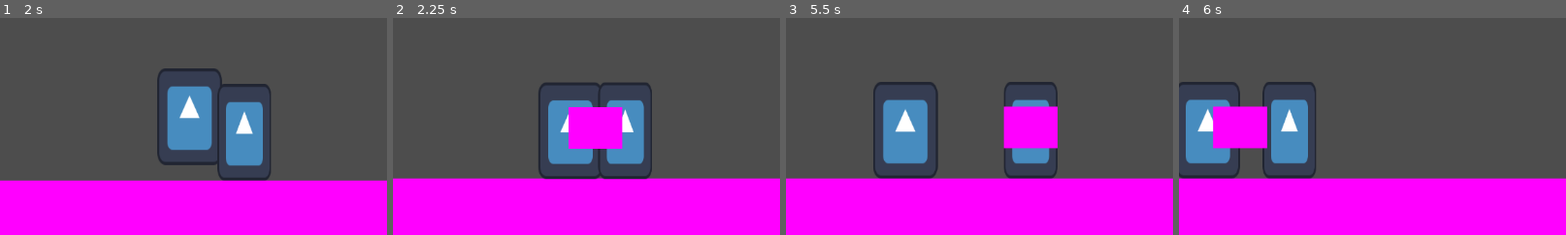
Above: before the commit, frames 1-4 (left to right).
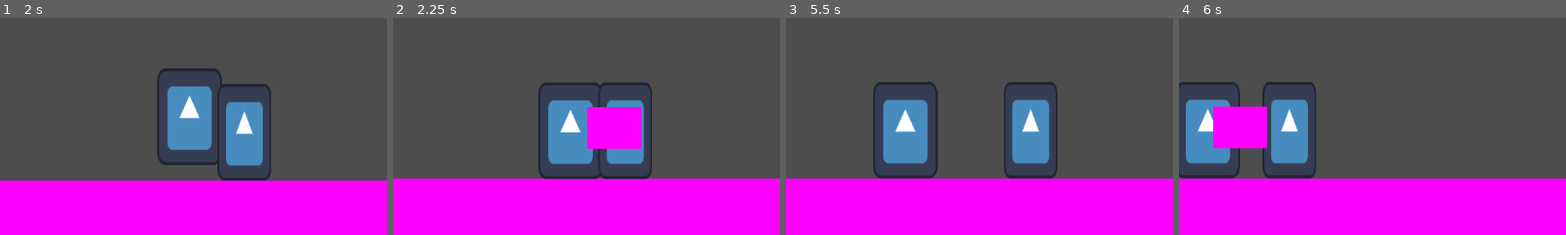
Above: after the commit, the same moments.

Repository: CodeScratcher/soulslike
Game: Godot game, scene res://Levels/test_scene.tscn
Same seed, same stepped clock (60 frames per second), same inputs: the game is played once before the commit and once after it. The engine's default icon, where the game draws it, is replaced by a stand-in: a white triangle on a blue panel in a dark square.
Inputs (mouse positions are % of the whole screen's width and height, from its top left):
- Up to frame 1 (2 s): move the mouse to (72, 45) at 0.52 s; hold Shift (block) 0.53-1.28 s; hold D (right) from 0.53 s (still down); tap W (jump) at 0.77, 1.52 s; move the mouse to (30, 55) at 1.27 s; tap E (heal) at 1.35 s
- Up to frame 2 (2.25 s): move the mouse to (60, 28) at 2.02 s; release D (right) at 2.03 s; hold A (left) from 2.03 s (still down); right-click (60, 28) at 2.1 s
- Up to frame 3 (5.5 s): move the mouse to (45, 70) at 2.77 s; release A (left) at 2.78 s; hold D (right) 2.78-4.28 s; click (45, 70) at 2.85 s; tap W (jump) at 3.02, 3.77, 4.52 s; tap Enter at 3.5 s; move the mouse to (80, 65) at 3.52 s; tap Space (roll) at 3.6 s; move the mouse to (20, 35) at 4.27 s; hold A (left) 4.28-5.03 s; tap Shift (block) at 4.35 s; move the mouse to (55, 50) at 5.02 s; hold D (right) from 5.03 s (still down); tap E (heal) at 5.1 s
- Up to frame 4 (6 s): move the mouse to (35, 25) at 5.77 s; release D (right) at 5.78 s; hold A (left) from 5.78 s (still down); right-click (35, 25) at 5.85 s
The pictures show only the part of the screen within x 24-74%, y 24-73%; the shares and areas given below are measured in that part.

Frame 1 is identical in both runs. In frame 2, 1.9% of the frame differs, in the area x 45-65%, y 41-61%; in frame 3, 2.8%, in the area x 56-71%, y 40-61%; in frame 4, nothing differs.

Commit message:
Fixed enemy attack delay

Diff:
--- a/Objects/test_enemy.tscn
+++ b/Objects/test_enemy.tscn
@@ -66,7 +66,7 @@
 tracks/0/interp = 1
 tracks/0/loop_wrap = true
 tracks/0/keys = {
-"times": PackedFloat32Array(0, 0.7),
+"times": PackedFloat32Array(0.2, 0.7),
 "transitions": PackedFloat32Array(1, 1),
 "update": 1,
 "values": [true, false]
@@ -90,7 +90,7 @@
 tracks/2/interp = 1
 tracks/2/loop_wrap = true
 tracks/2/keys = {
-"times": PackedFloat32Array(0.1, 0.4, 0.7, 1),
+"times": PackedFloat32Array(0.2, 0.4, 0.7, 1),
 "transitions": PackedFloat32Array(1, 1, 1, 1),
 "update": 0,
 "values": [Vector2(0, 0), Vector2(50, 0), Vector2(-10, 0), Vector2(0, 0)]
@@ -105,7 +105,7 @@
 tracks/0/interp = 1
 tracks/0/loop_wrap = true
 tracks/0/keys = {
-"times": PackedFloat32Array(0, 0.7),
+"times": PackedFloat32Array(0.2, 0.7),
 "transitions": PackedFloat32Array(1, 1),
 "update": 1,
 "values": [true, false]
@@ -129,7 +129,7 @@
 tracks/2/interp = 1
 tracks/2/loop_wrap = true
 tracks/2/keys = {
-"times": PackedFloat32Array(0.1, 0.4, 0.7, 1),
+"times": PackedFloat32Array(0.2, 0.4, 0.7, 1),
 "transitions": PackedFloat32Array(1, 1, 1, 1),
 "update": 0,
 "values": [Vector2(0, 0), Vector2(-50, 0), Vector2(-10, 0), Vector2(0, 0)]
